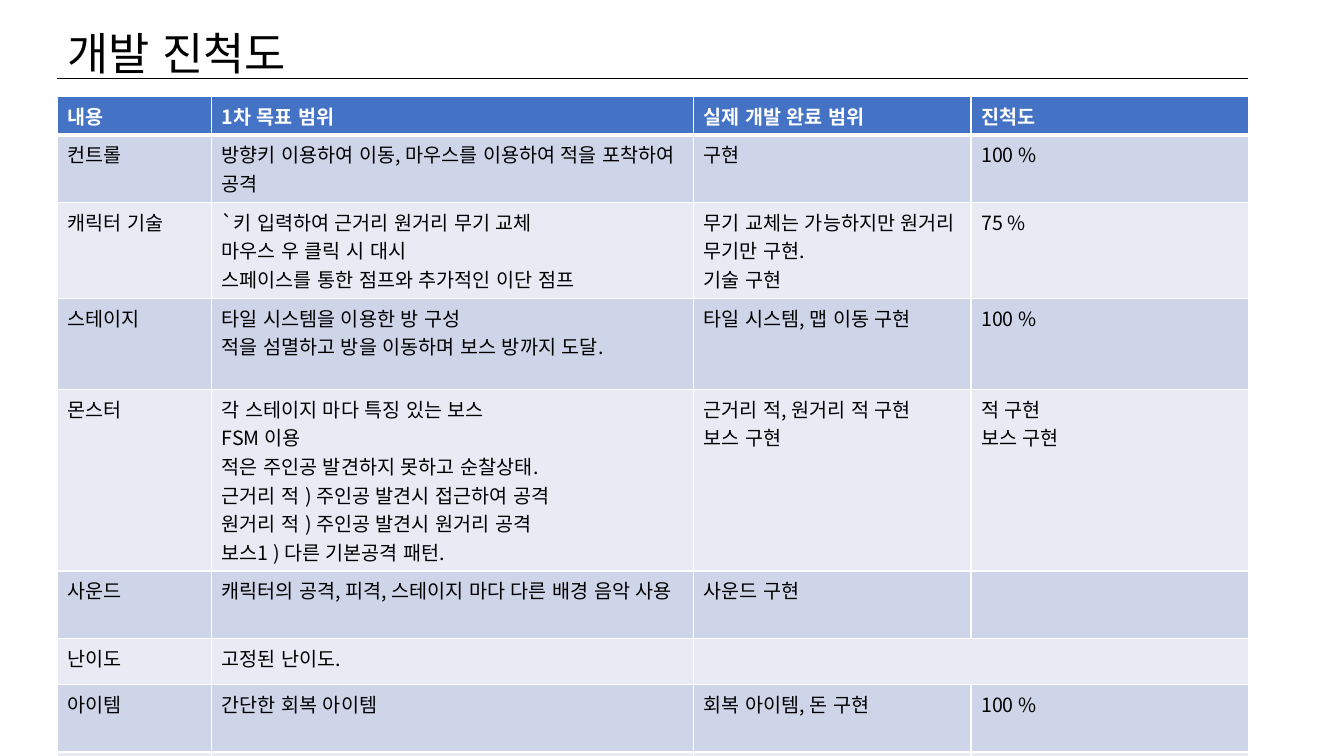
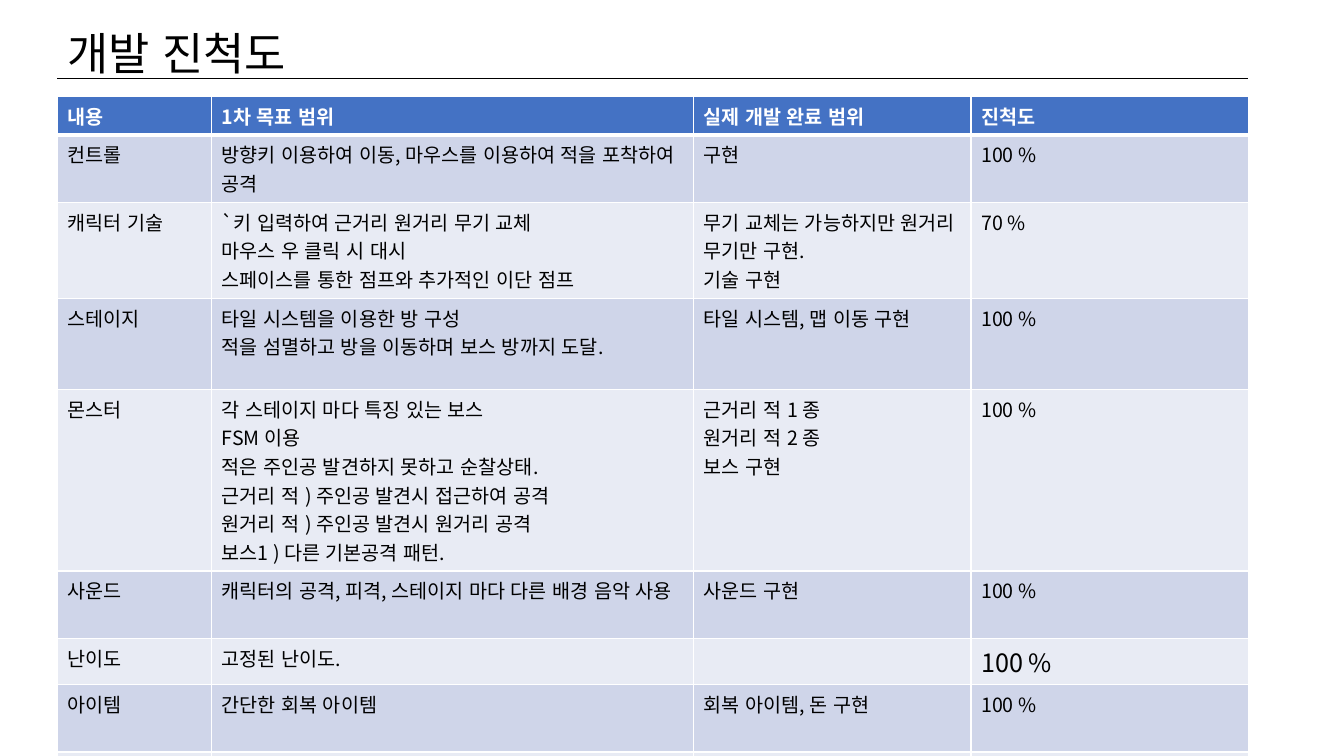
Before and after one commit to charg2/2dgp, a slide deck: slide 3 of ppt/3차.pptx. Drawn at 1344x756 pixels with LibreOffice and Linux fonts; fonts in the diff are those of the drawing. Boxes give left, top, right and bottom in pixels: in the first picture for what was removed or moved away, otherwise in the second. Text is boxed around its words. In the diff, an @@ line names an element or a change of style, - is before the commit and + after.

```diff
--- a/ppt/3차.pptx
+++ b/ppt/3차.pptx
@@ table at box(57, 97, 1248, 734) @@
-row 3, column 4: 75 %
+row 3, column 4: 70 %
-row 5, column 3: 근거리 적, 원거리 적 구현 / 보스 구현
+row 5, column 3: 근거리 적 1 종 / 원거리 적 2 종 / 보스 구현
-row 5, column 4: 적 구현 / 보스 구현
+row 5, column 4: 100 %
-row 6, column 4: 
+row 6, column 4: 100 %
-row 7, column 4: 
+row 7, column 4: 100 %
```
Also in this commit, not shown: 2 other slides changed, 1 slide removed, 7 other files.
